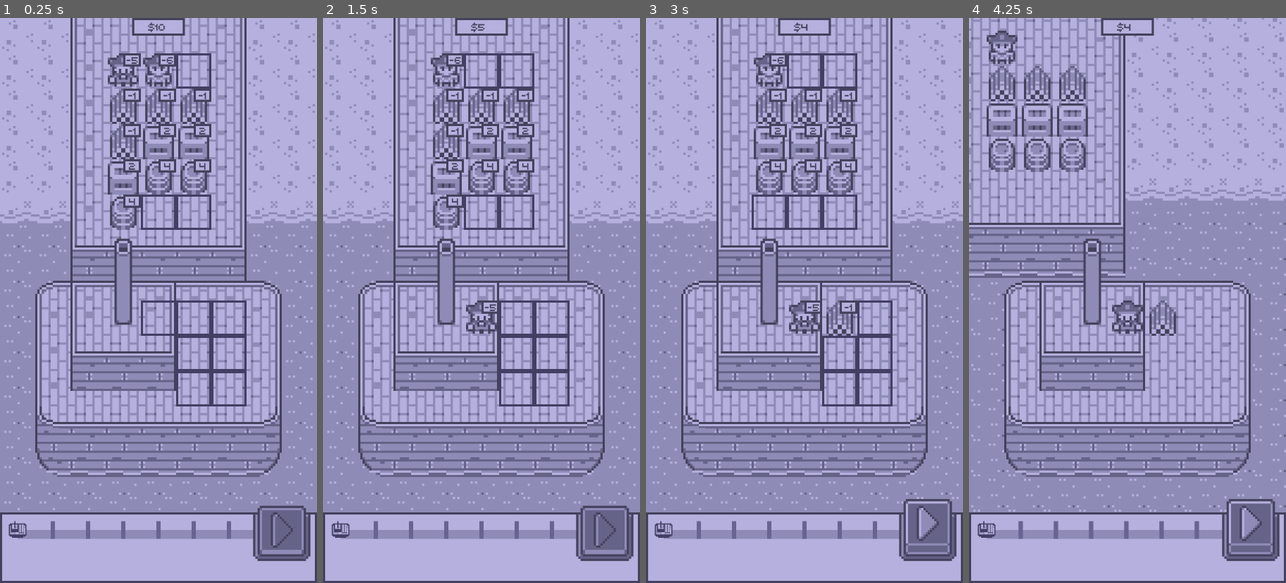
Above: before the commit, frames 1-4 (left to right).
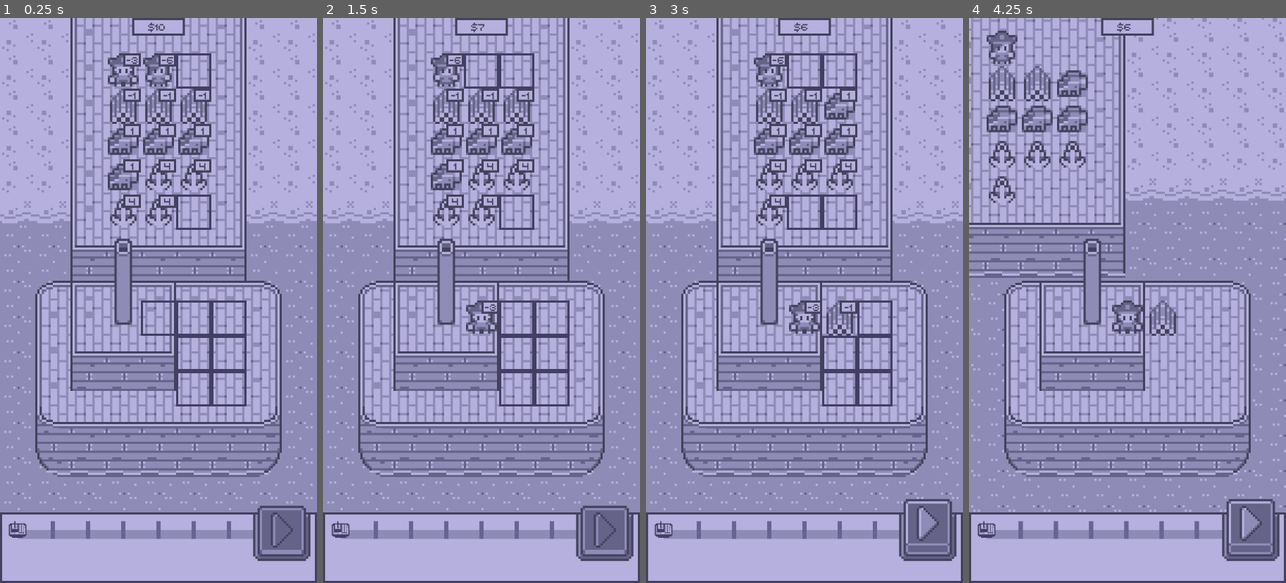
Above: after the commit, the same moments.

Repository: kosinaz/steamboats-of-rogue-river
Game: Godot game, scene res://scenes/world.tscn
Same seed, same stepped clock (60 frames per second), same inputs: the game is played once before the commit and once after it.
Inputs (mouse positions are in pixels of both pictures, inside the frame that each line leads up to):
- Up to frame 1 (0.25 s): no input
- Up to frame 2 (1.5 s): click (446, 68) at 0.52 s; click (481, 68) at 1.27 s
- Up to frame 3 (3 s): click (839, 68) at 2.02 s; click (804, 108) at 2.77 s
- Up to frame 4 (4.25 s): click (1251, 532) at 3.5 s

The runs differ from the first frame. In frame 1, 2.6% of the frame differs, in the area x 34-66%, y 6-38%; in frame 2, 2.6%; in frame 3, 2.6%; in frame 4, 2.8%, in the area x 5-52%, y 1-56%.

Commit message:
add all items and caps

Diff:
--- a/Steamboats of Rogue River/scenes/world.gd
+++ b/Steamboats of Rogue River/scenes/world.gd
@@ -1,7 +1,11 @@
 extends Node2D
 
+var CAPS: Array = ["cap1", "cap2", "cap3", "cap4", "cap5", "cap6"]
+var ITEMS: Array = ["anchor", "ball", "barrel", "bottles", "bowl", "cannon", "canoe", "chest", "crate", "fish", "sack", "vase"]
 var _rng: RandomNumberGenerator = RandomNumberGenerator.new()
 var _balance: int = 10
+var _free_caps: Array = []
+var _free_items: Array = []
 var _dock_caps: Cargo = Cargo.new(3)
 var _dock_items: Cargo = Cargo.new(12)
 var _boat_caps: Cargo = Cargo.new(1)
@@ -19,6 +23,7 @@
 
 # Called when the node enters the scene tree for the first time.
 func _ready() -> void:
+	randomize()
 	_rng.randomize()
 	_init_container(_dock_caps, _dock_cap_container)
 	_init_container(_dock_items, _dock_item_container)
@@ -27,14 +32,26 @@
 	_init_dock()
 
 func _init_dock() -> void:
-	_dock_caps.add_new_item("cap1", 0, -5)
-	_dock_caps.add_new_item("cap2", 0, -6)
-	for _i in range(_rng.randi_range(2, 4)):
+	if _free_caps.size() == 0:
+		_free_caps = CAPS.duplicate()
+		_free_caps.shuffle()
+	var value = _rng.randi_range(1, 3)
+	_dock_caps.add_new_item(_free_caps.pop_front(), 0, -value)
+	value += _rng.randi_range(1, 3)
+	_dock_caps.add_new_item(_free_caps.pop_front(), 0, -value)
+	for _i in range(_rng.randi_range(1, 3)):
 		_dock_items.add_new_item("wood", 0, -1)
-	for _i in range(_rng.randi_range(1, 3)):
-		_dock_items.add_new_item("crate", 0, 2)
-	for _i in range(_rng.randi_range(1, 3)):
-		_dock_items.add_new_item("barrel", 0, 4)
+	if _free_items.size() == 0:
+		_free_items = ITEMS.duplicate()
+		_free_items.shuffle()
+	value = _rng.randi_range(1, 3)
+	var item = _free_items.pop_front()
+	for _i in range(1, 5):
+		_dock_items.add_new_item(item, 0, value)
+	value += _rng.randi_range(1, 3)
+	item = _free_items.pop_front()
+	for _i in range(1, 5):
+		_dock_items.add_new_item(item, 0, value)
 	_update_river_miles()
 
 func _process(_delta) -> void:
@@ -42,7 +59,6 @@
 		_moving = false
 		_arriving = false
 		_distance = 0
-#		_decrease_distance()
 		for i in range(_river_miles.get_children().size()):
 			var mile_to_reset = _river_miles.get_children()[i]
 			mile_to_reset.position.x = (i + 1) * 64
@@ -112,13 +128,6 @@
 		items = _boat_items.get_items() + _boat_caps.get_items()
 	for item in items:
 		if item.get_name() == "wood": continue
-#		var mile: Sprite = _river_miles.get_child(item.distance - 1)
-#		mile.get_node("Item").texture = load("res://assets/" + item.get_name() + ".png")
-
-func _decrease_distance() -> void:
-	for item in _boat_items.get_items() + _boat_caps.get_items():
-		item.distance -= 1
-	_update_river_miles()
 
 func _arrive(item: Sprite) -> void:
 	_moving = false
